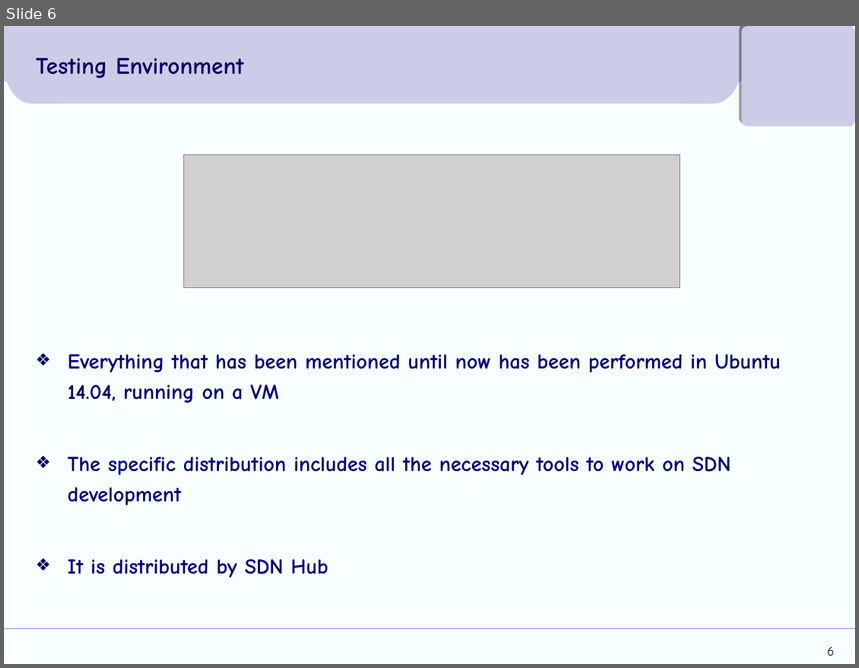
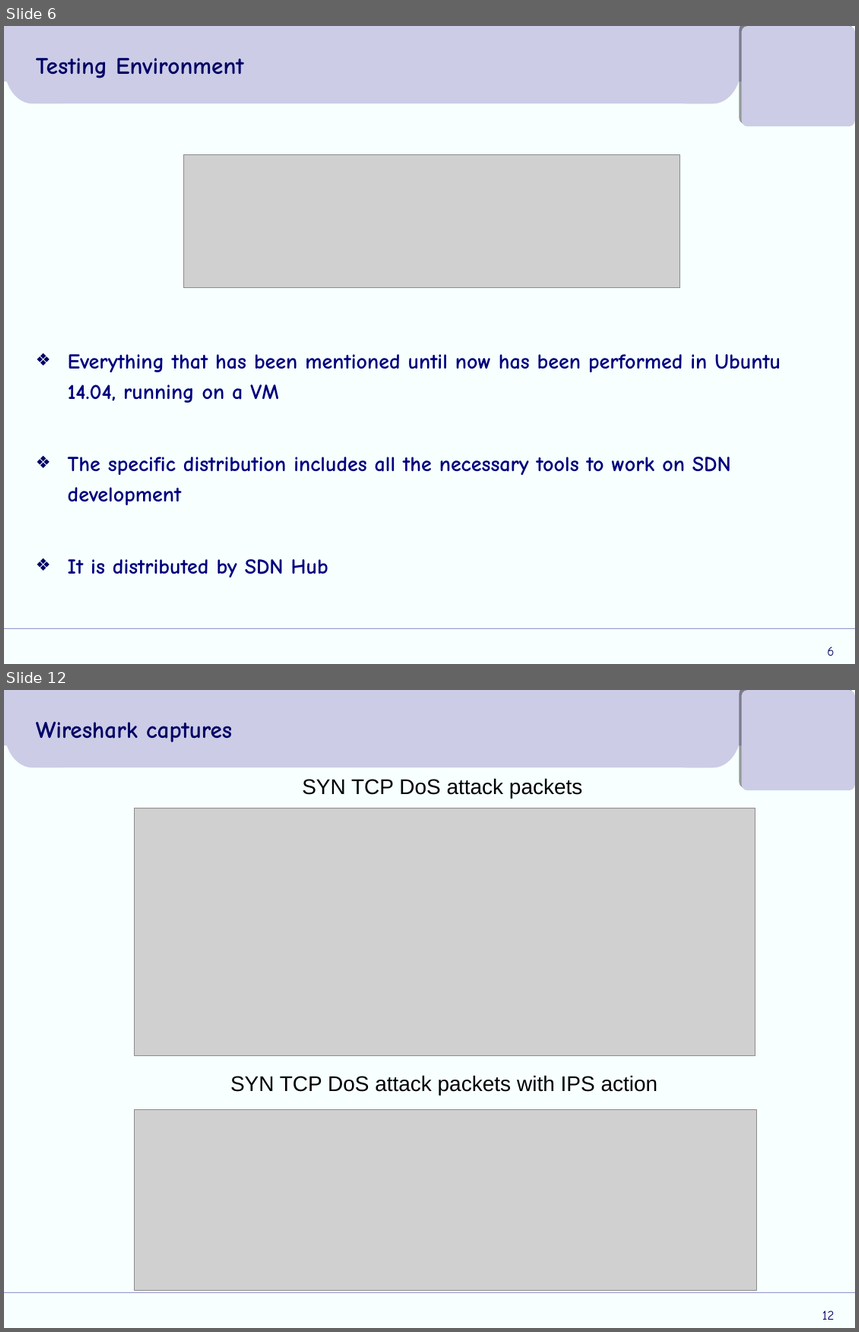
Before and after one commit to arkon65/A-secure-SDN-infrastructure, a slide deck: Πτυχιακή_Παρουσίαση.ppt. Shown one above the other, each under a label of ours: slide 6 before the commit, slides 6 and 12 after it; the slides between them are not shown. The pictures are 859x668 and 859x1332 pixels, drawn with LibreOffice and Linux fonts; fonts in the diff are those of the drawing; grey boxes stand for pictures; background and template pictures are left out. Boxes give left, top, right and bottom in pixels: in the first picture for what was removed or moved away, otherwise in the second. Text is boxed around its words. In the diff, an @@ line names an element or a change of style, - is before the commit and + after.

```diff
--- a/Πτυχιακή_Παρουσίαση.ppt
+++ b/Πτυχιακή_Παρουσίαση.ppt
@@ slide 12 added at (4,690,855,1328), background #F7FFFF; not listed: 6 template elements that a slide beside it also shows @@
@@ title added at (36,721,232,742), 20 pt, text #000066, bold @@
+Wireshark captures
@@ text added at (302,778,582,798), 18 pt, text #000000 @@
+SYN TCP DoS attack packets
@@ picture added at (134,809,755,1057) @@
@@ text added at (230,1075,658,1095), 18 pt, text #000000 @@
+SYN TCP DoS attack packets with IPS action
@@ picture added at (134,1110,757,1290) @@
@@ page number added at (823,1311,835,1320), 11 pt, text #000066 @@
+12
```
Also in this commit, not shown: 4 slides changed, 4 other slides added, 3 slides removed.
